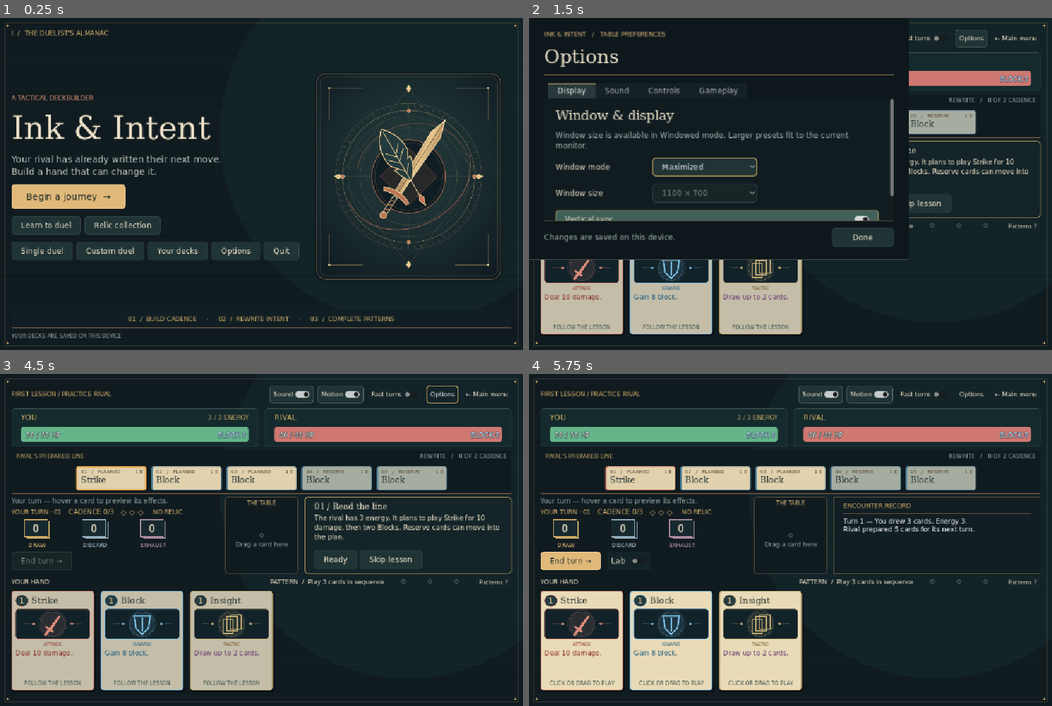
Above: before the commit, frames 1-4 (two rows, left to right).
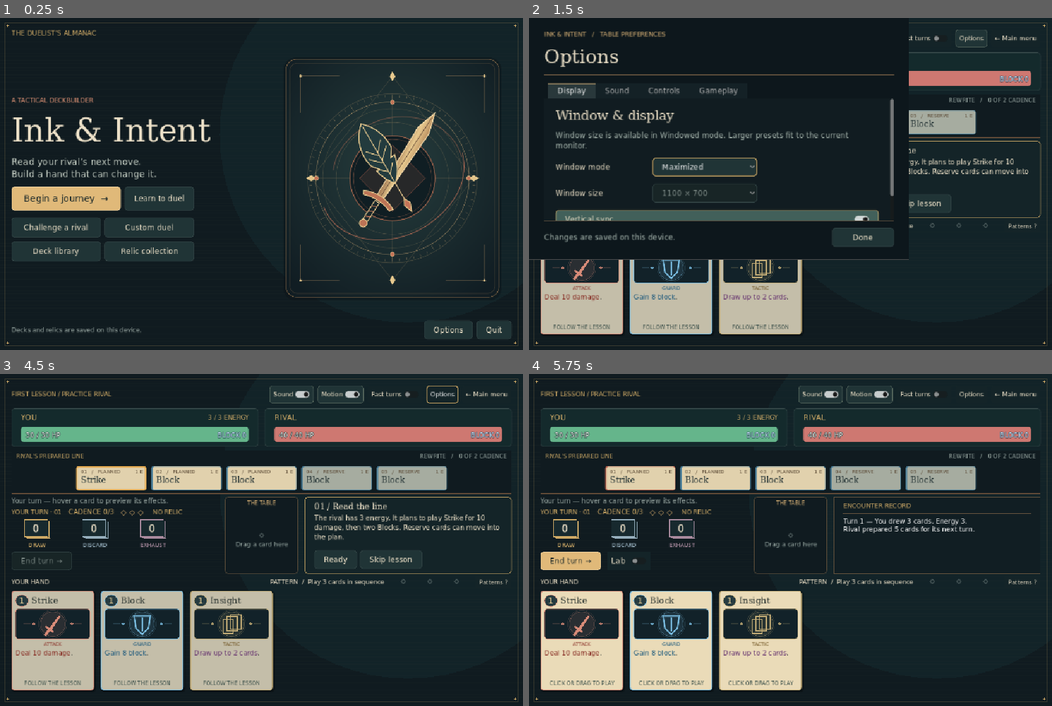
Above: after the commit, the same moments.

Repository: revaex/Card-Game
Game: Godot game, scene res://scenes/main.tscn
Same seed, same stepped clock (60 frames per second), same inputs: the game is played once before the commit and once after it.
Inputs:
- Up to frame 1 (0.25 s): no input
- Up to frame 2 (1.5 s): click "Learn to duel" at 0.5 s; click "Options" at 1.25 s
- Up to frame 3 (4.5 s): click "← Main menu" at 2 s; click "Ready" at 2.75 s; click "Ready" at 3.5 s; click "Done" at 4.25 s
- Up to frame 4 (5.75 s): click "Skip lesson" at 5 s

The runs differ from the first frame. In frame 1, 12% of the frame differs, in the area x 2-98%, y 3-97%; in frame 2, nothing differs; in frame 3, less than 0.1%; in frame 4, less than 0.1%.

Commit message:
Refine title navigation and the relic catalogue

Diff:
--- /dev/null
+++ b/data/ui/relic_emblems.svg
@@ -0,0 +1,37 @@
+<svg xmlns="http://www.w3.org/2000/svg" width="320" height="64" viewBox="0 0 320 64">
+  <defs>
+    <g id="plate">
+      <path d="M13 4H51L60 13V51L51 60H13L4 51V13Z" fill="#0d1c23" stroke="#756043"/>
+      <circle cx="32" cy="32" r="23" fill="none" stroke="#584b38" stroke-dasharray="2 4"/>
+    </g>
+  </defs>
+  <g fill="none" stroke="#e1bc79" stroke-width="2" stroke-linecap="round" stroke-linejoin="round">
+    <g>
+      <use href="#plate" stroke-width="1"/>
+      <path d="M19 25 13 16m31 9 8-11M17 28v16c0 4 7 7 15 7s15-3 15-7V28"/>
+      <ellipse cx="32" cy="28" rx="15" ry="6" fill="#342b23"/>
+      <path d="m18 33 8 16 6-15 6 15 8-16"/>
+    </g>
+    <g transform="translate(64)">
+      <use href="#plate" stroke-width="1"/>
+      <path d="M32 13 46 20V33c0 7-5 13-14 19-9-6-14-12-14-19V20Z" fill="#253138"/>
+      <path d="M32 20v24m-7-14h14"/>
+    </g>
+    <g transform="translate(128)">
+      <use href="#plate" stroke-width="1"/>
+      <path d="M21 49c5-9 12-17 23-27m-21 21c-5-13 8-25 24-28-2 11-10 21-21 24m7-6-2-6m6 3 5 1M15 50h23"/>
+    </g>
+    <g transform="translate(192)">
+      <use href="#plate" stroke-width="1"/>
+      <path d="m24 40-4 12 7-3 5 4 5-4 7 3-4-12" fill="#53382d"/>
+      <circle cx="32" cy="28" r="15" fill="#493729"/>
+      <circle cx="32" cy="28" r="10"/>
+      <path d="m32 22 4 6-4 6-4-6Z" fill="#e1bc79"/>
+    </g>
+    <g transform="translate(256)">
+      <use href="#plate" stroke-width="1"/>
+      <path d="M18 31v-7c0-8 6-12 14-12s14 4 14 12v7l-3 13-11 7-11-7Z" fill="#26363c"/>
+      <path d="M18 28h28M24 35h16m-8-17v9m-4 13v4m8-4v4"/>
+    </g>
+  </g>
+</svg>
--- a/scenes/ui/main_menu.tscn
+++ b/scenes/ui/main_menu.tscn
@@ -38,18 +38,6 @@
 content_margin_top = 10.0
 content_margin_bottom = 10.0
 
-[sub_resource type="StyleBoxFlat" id="FooterPanel"]
-bg_color = Color(0.066, 0.117, 0.137, 1)
-border_width_left = 1
-border_width_top = 1
-border_width_right = 1
-border_width_bottom = 1
-border_color = Color(0.341, 0.286, 0.235, 1)
-content_margin_left = 20.0
-content_margin_right = 20.0
-content_margin_top = 10.0
-content_margin_bottom = 10.0
-
 [node name="MainMenu" type="VBoxContainer"]
 anchors_preset = 15
 anchor_right = 1.0
@@ -65,7 +53,7 @@
 layout_mode = 2
 theme_override_colors/font_color = Color(0.812, 0.667, 0.4, 1)
 theme_override_font_sizes/font_size = 14
-text = "I  /  THE DUELIST'S ALMANAC"
+text = "THE DUELIST’S ALMANAC"
 script = ExtResource("label")
 
 [node name="HeaderRule" type="HSeparator" parent="."]
@@ -74,6 +62,7 @@
 [node name="Hero" type="HBoxContainer" parent="."]
 layout_mode = 2
 size_flags_vertical = 3
+theme_override_constants/separation = 26
 
 [node name="Copy" type="VBoxContainer" parent="Hero"]
 layout_mode = 2
@@ -100,13 +89,17 @@
 layout_mode = 2
 theme_override_colors/font_color = Color(0.737, 0.775, 0.737, 1)
 theme_override_font_sizes/font_size = 19
-text = "Your rival has already written their next move.\nBuild a hand that can change it."
+text = "Read your rival’s next move.\nBuild a hand that can change it."
 autowrap_mode = 3
 script = ExtResource("label")
 
-[node name="JourneyButton" type="Button" parent="Hero/Copy"]
+[node name="Featured" type="HBoxContainer" parent="Hero/Copy"]
+layout_mode = 2
+theme_override_constants/separation = 8
+
+[node name="JourneyButton" type="Button" parent="Hero/Copy/Featured"]
 unique_name_in_owner = true
-custom_minimum_size = Vector2(240, 52)
+custom_minimum_size = Vector2(230, 50)
 layout_mode = 2
 size_flags_horizontal = 0
 mouse_default_cursor_shape = 2
@@ -120,62 +113,52 @@
 text = "Begin a journey  →"
 script = ExtResource("button")
 
-[node name="SecondaryNav" type="HBoxContainer" parent="Hero/Copy"]
-layout_mode = 2
-theme_override_constants/separation = 8
-
-[node name="LessonButton" type="Button" parent="Hero/Copy/SecondaryNav"]
-layout_mode = 2
+[node name="LessonButton" type="Button" parent="Hero/Copy/Featured"]
+custom_minimum_size = Vector2(146, 50)
+layout_mode = 2
+size_flags_vertical = 1
 mouse_default_cursor_shape = 2
 text = "Learn to duel"
 script = ExtResource("button")
 
-[node name="RelicsButton" type="Button" parent="Hero/Copy/SecondaryNav"]
+[node name="ModeGrid" type="GridContainer" parent="Hero/Copy"]
+layout_mode = 2
+size_flags_horizontal = 0
+theme_override_constants/h_separation = 8
+theme_override_constants/v_separation = 8
+columns = 2
+
+[node name="SingleDuelButton" type="Button" parent="Hero/Copy/ModeGrid"]
+custom_minimum_size = Vector2(188, 42)
+layout_mode = 2
+size_flags_horizontal = 3
+mouse_default_cursor_shape = 2
+text = "Challenge a rival"
+script = ExtResource("button")
+
+[node name="CustomDuelButton" type="Button" parent="Hero/Copy/ModeGrid"]
+custom_minimum_size = Vector2(188, 42)
+layout_mode = 2
+size_flags_horizontal = 3
+mouse_default_cursor_shape = 2
+text = "Custom duel"
+script = ExtResource("button")
+
+[node name="DecksButton" type="Button" parent="Hero/Copy/ModeGrid"]
+custom_minimum_size = Vector2(188, 42)
+layout_mode = 2
+size_flags_horizontal = 3
+mouse_default_cursor_shape = 2
+text = "Deck library"
+script = ExtResource("button")
+
+[node name="RelicsButton" type="Button" parent="Hero/Copy/ModeGrid"]
 unique_name_in_owner = true
-layout_mode = 2
+custom_minimum_size = Vector2(188, 42)
+layout_mode = 2
+size_flags_horizontal = 3
 mouse_default_cursor_shape = 2
 text = "Relic collection"
-script = ExtResource("button")
-
-[node name="SecondaryActions" type="HBoxContainer" parent="Hero/Copy"]
-layout_mode = 2
-theme_override_constants/separation = 8
-
-[node name="SingleDuelButton" type="Button" parent="Hero/Copy/SecondaryActions"]
-custom_minimum_size = Vector2(0, 38)
-layout_mode = 2
-size_flags_horizontal = 3
-mouse_default_cursor_shape = 2
-text = "Single duel"
-script = ExtResource("button")
-
-[node name="CustomDuelButton" type="Button" parent="Hero/Copy/SecondaryActions"]
-custom_minimum_size = Vector2(0, 38)
-layout_mode = 2
-size_flags_horizontal = 3
-mouse_default_cursor_shape = 2
-text = "Custom duel"
-script = ExtResource("button")
-
-[node name="DecksButton" type="Button" parent="Hero/Copy/SecondaryActions"]
-custom_minimum_size = Vector2(0, 38)
-layout_mode = 2
-size_flags_horizontal = 3
-mouse_default_cursor_shape = 2
-text = "Your decks"
-script = ExtResource("button")
-
-[node name="OptionsButton" type="Button" parent="Hero/Copy/SecondaryActions"]
-layout_mode = 2
-mouse_default_cursor_shape = 2
-text = "Options"
-script = ExtResource("button")
-
-[node name="QuitButton" type="Button" parent="Hero/Copy/SecondaryActions"]
-custom_minimum_size = Vector2(0, 38)
-layout_mode = 2
-mouse_default_cursor_shape = 2
-text = "Quit"
 script = ExtResource("button")
 
 [node name="DuelistPlate" type="TextureRect" parent="Hero"]
@@ -187,31 +170,38 @@
 expand_mode = 1
 stretch_mode = 5
 
-[node name="MechanicsFooter" type="PanelContainer" parent="."]
-layout_mode = 2
-theme_override_styles/panel = SubResource("FooterPanel")
-
-[node name="Summary" type="Label" parent="MechanicsFooter"]
-layout_mode = 2
-theme_override_colors/font_color = Color(0.812, 0.667, 0.4, 1)
+[node name="FooterRule" type="HSeparator" parent="."]
+layout_mode = 2
+
+[node name="Footer" type="HBoxContainer" parent="."]
+layout_mode = 2
+theme_override_constants/separation = 8
+
+[node name="SaveNote" type="Label" parent="Footer"]
+layout_mode = 2
+size_flags_horizontal = 3
+theme_override_colors/font_color = Color(0.608, 0.663, 0.643, 1)
 theme_override_font_sizes/font_size = 13
-text = "01  /  BUILD CADENCE     ·     02  /  REWRITE INTENT     ·     03  /  COMPLETE PATTERNS"
-horizontal_alignment = 1
-autowrap_mode = 3
-script = ExtResource("label")
-
-[node name="SaveNote" type="Label" parent="."]
-layout_mode = 2
-theme_override_colors/font_color = Color(0.608, 0.663, 0.643, 1)
-theme_override_font_sizes/font_size = 11
-text = "YOUR DECKS ARE SAVED ON THIS DEVICE"
-script = ExtResource("label")
-
-[connection signal="pressed" from="Hero/Copy/JourneyButton" to="." method="_on_journey_pressed"]
-[connection signal="pressed" from="Hero/Copy/SecondaryNav/LessonButton" to="." method="_on_lesson_pressed"]
-[connection signal="pressed" from="Hero/Copy/SecondaryNav/RelicsButton" to="." method="_on_relics_pressed"]
-[connection signal="pressed" from="Hero/Copy/SecondaryActions/SingleDuelButton" to="." method="_on_single_pressed"]
-[connection signal="pressed" from="Hero/Copy/SecondaryActions/CustomDuelButton" to="." method="_on_custom_pressed"]
-[connection signal="pressed" from="Hero/Copy/SecondaryActions/DecksButton" to="." method="_on_decks_pressed"]
-[connection signal="pressed" from="Hero/Copy/SecondaryActions/OptionsButton" to="." method="_on_options_pressed"]
-[connection signal="pressed" from="Hero/Copy/SecondaryActions/QuitButton" to="." method="_on_quit_pressed"]
+text = "Decks and relics are saved on this device."
+script = ExtResource("label")
+
+[node name="OptionsButton" type="Button" parent="Footer"]
+layout_mode = 2
+mouse_default_cursor_shape = 2
+text = "Options"
+script = ExtResource("button")
+
+[node name="QuitButton" type="Button" parent="Footer"]
+layout_mode = 2
+mouse_default_cursor_shape = 2
+text = "Quit"
+script = ExtResource("button")
+
+[connection signal="pressed" from="Hero/Copy/Featured/JourneyButton" to="." method="_on_journey_pressed"]
+[connection signal="pressed" from="Hero/Copy/Featured/LessonButton" to="." method="_on_lesson_pressed"]
+[connection signal="pressed" from="Hero/Copy/ModeGrid/RelicsButton" to="." method="_on_relics_pressed"]
+[connection signal="pressed" from="Hero/Copy/ModeGrid/SingleDuelButton" to="." method="_on_single_pressed"]
+[connection signal="pressed" from="Hero/Copy/ModeGrid/CustomDuelButton" to="." method="_on_custom_pressed"]
+[connection signal="pressed" from="Hero/Copy/ModeGrid/DecksButton" to="." method="_on_decks_pressed"]
+[connection signal="pressed" from="Footer/OptionsButton" to="." method="_on_options_pressed"]
+[connection signal="pressed" from="Footer/QuitButton" to="." method="_on_quit_pressed"]
--- /dev/null
+++ b/scenes/ui/page_heading.tscn
@@ -0,0 +1,27 @@
+[gd_scene format=3]
+
+[node name="PageHeading" type="VBoxContainer"]
+theme_override_constants/separation = 6
+
+[node name="Imprint" type="Label" parent="."]
+layout_mode = 2
+theme_override_colors/font_color = Color(0.812, 0.667, 0.4, 1)
+theme_override_font_sizes/font_size = 12
+text = "INK & INTENT"
+
+[node name="Title" type="Label" parent="."]
+unique_name_in_owner = true
+layout_mode = 2
+theme_type_variation = &"CardTitle"
+theme_override_font_sizes/font_size = 32
+autowrap_mode = 3
+
+[node name="Subtitle" type="Label" parent="."]
+unique_name_in_owner = true
+layout_mode = 2
+theme_override_colors/font_color = Color(0.64, 0.7, 0.67, 1)
+theme_override_font_sizes/font_size = 16
+autowrap_mode = 3
+
+[node name="Rule" type="HSeparator" parent="."]
+layout_mode = 2
--- a/scenes/ui/relic_collection.tscn
+++ b/scenes/ui/relic_collection.tscn
@@ -13,6 +13,12 @@
 theme_override_colors/font_color = Color(0.9, 0.74, 0.48, 1)
 theme_override_font_sizes/font_size = 21
 text = "0 MARKS"
+
+[node name="Collected" type="Label" parent="Header"]
+unique_name_in_owner = true
+layout_mode = 2
+theme_override_colors/font_color = Color(0.67, 0.73, 0.7, 1)
+text = "1 / 5 collected"
 
 [node name="Back" type="Button" parent="Header"]
 unique_name_in_owner = true
--- a/scenes/ui/relic_tile.tscn
+++ b/scenes/ui/relic_tile.tscn
@@ -1,24 +1,61 @@
 [gd_scene format=3]
+
+[sub_resource type="StyleBoxFlat" id="CatalogPaper"]
+bg_color = Color(0.075, 0.137, 0.157, 1)
+border_color = Color(0.26, 0.32, 0.32, 1)
+border_width_left = 1
+border_width_top = 1
+border_width_right = 1
+border_width_bottom = 1
+corner_radius_top_left = 4
+corner_radius_top_right = 4
+corner_radius_bottom_left = 4
+corner_radius_bottom_right = 4
+content_margin_left = 14.0
+content_margin_right = 14.0
+content_margin_top = 11.0
+content_margin_bottom = 11.0
 
 [node name="RelicTile" type="PanelContainer"]
 custom_minimum_size = Vector2(300, 200)
-theme_type_variation = &"BrowserPanel"
+theme_override_styles/panel = SubResource("CatalogPaper")
 
 [node name="Content" type="VBoxContainer" parent="."]
 layout_mode = 2
 theme_override_constants/separation = 7
 
-[node name="Tier" type="Label" parent="Content"]
+[node name="Heading" type="HBoxContainer" parent="Content"]
+layout_mode = 2
+theme_override_constants/separation = 10
+
+[node name="Emblem" type="TextureRect" parent="Content/Heading"]
+unique_name_in_owner = true
+custom_minimum_size = Vector2(52, 52)
+layout_mode = 2
+mouse_filter = 2
+expand_mode = 1
+stretch_mode = 5
+
+[node name="Names" type="VBoxContainer" parent="Content/Heading"]
+layout_mode = 2
+size_flags_horizontal = 3
+theme_override_constants/separation = 2
+alignment = 1
+
+[node name="Tier" type="Label" parent="Content/Heading/Names"]
 unique_name_in_owner = true
 layout_mode = 2
 theme_override_colors/font_color = Color(0.9, 0.74, 0.48, 1)
 theme_override_font_sizes/font_size = 12
 
-[node name="Title" type="Label" parent="Content"]
+[node name="Title" type="Label" parent="Content/Heading/Names"]
 unique_name_in_owner = true
 layout_mode = 2
 theme_type_variation = &"CardTitle"
 theme_override_font_sizes/font_size = 20
+
+[node name="Rule" type="HSeparator" parent="Content"]
+layout_mode = 2
 
 [node name="Description" type="Label" parent="Content"]
 unique_name_in_owner = true
--- a/scripts/ui/game_ui.gd
+++ b/scripts/ui/game_ui.gd
@@ -6,6 +6,8 @@
 const RelicCollection = preload("res://scripts/content/relic_collection.gd")
 const RelicPage = preload("res://scenes/ui/relic_collection.tscn")
 const RelicTile = preload("res://scenes/ui/relic_tile.tscn")
+const PageHeading = preload("res://scenes/ui/page_heading.tscn")
+const RELIC_EMBLEMS = preload("res://data/ui/relic_emblems.svg")
 const Table = preload("res://scenes/ui/combat_table.tscn")
 const TableToolbar = preload("res://scenes/ui/table_toolbar.tscn")
 const OptionsMenu = preload("res://scenes/ui/options_menu.tscn")
@@ -86,9 +88,10 @@
 	for child in body.get_children():
 		body.remove_child(child)
 		child.queue_free()
-	Style.label(body, "THE CARD TABLE", 14, Style.GOLD)
-	Style.heading(body, title, 30)
-	Style.label(body, subtitle, 16, Style.MUTED)
+	var heading := PageHeading.instantiate()
+	body.add_child(heading)
+	heading.get_node("%Title").text = title
+	heading.get_node("%Subtitle").text = subtitle
 	if not library.error_message.is_empty():
 		Style.label(body, library.error_message, 16, Color("eea89b"))
 
@@ -312,12 +315,17 @@
 	var page := RelicPage.instantiate()
 	body.add_child(page)
 	page.get_node("%Balance").text = "%d MARKS" % relics.marks
+	page.get_node("%Collected").text = "%d / %d collected" % [relics.owned.size(), RelicCollection.CATALOG.size()]
 	page.get_node("%Earnings").text = "Named rival victories earn %d Marks. Completing a Journey earns %d more." % [RelicCollection.DUEL_MARKS, RelicCollection.JOURNEY_BONUS]
 	page.get_node("%Back").pressed.connect(show_setup if from_setup else show_menu)
 	for relic in RelicCollection.CATALOG:
 		var tile := RelicTile.instantiate()
 		tile.name = relic.id
 		page.get_node("%Relics").add_child(tile)
+		var emblem := AtlasTexture.new()
+		emblem.atlas = RELIC_EMBLEMS
+		emblem.region = Rect2(relic.perk * 64, 0, 64, 64)
+		tile.get_node("%Emblem").texture = emblem
 		tile.get_node("%Title").text = relic.title
 		tile.get_node("%Description").text = relic.description
 		var tier := "STARTER" if relic.price == 0 else ("JOURNEY RELIC" if relic.requires_journey else ("RIVAL RELIC" if not relic.required_rival.is_empty() else "COLLECTION RELIC"))
@@ -326,6 +334,11 @@
 		if relics.owned.has(relic.id):
 			var equipped: bool = relics.equipped_id == relic.id
 			tile.get_node("%Status").text = "EQUIPPED" if equipped else "OWNED"
+			if equipped:
+				var frame := tile.get_theme_stylebox("panel").duplicate() as StyleBoxFlat
+				frame.border_color = Style.GOLD
+				tile.add_theme_stylebox_override("panel", frame)
+				tile.get_node("%Status").add_theme_color_override("font_color", Style.GOLD)
 			action.text = "Unequip" if equipped else "Equip"
 			action.pressed.connect(change_equipped_relic.bind("" if equipped else relic.id, from_setup))
 		else:
@@ -420,8 +433,7 @@
 	screen = "table"
 	_table_is_journey = in_journey
 	clear("The table", "%s vs %s" % [player_name, enemy_name])
-	for index in range(3):
-		body.get_child(index).hide()
+	body.get_node("PageHeading").hide()
 	var toolbar := TableToolbar.instantiate()
 	body.add_child(toolbar)
 	toolbar.get_node("%Title").text = ("CHAPTER %d/3  ·  " % (journey.stage + 1) if in_journey else "") + "%s / %s" % [player_name.to_upper(), enemy_name.to_upper()]
Not shown, added: data/ui/relic_emblems.svg.import
Not shown: 1 places in scenes/ui/main_menu.tscn that only renumber resources
